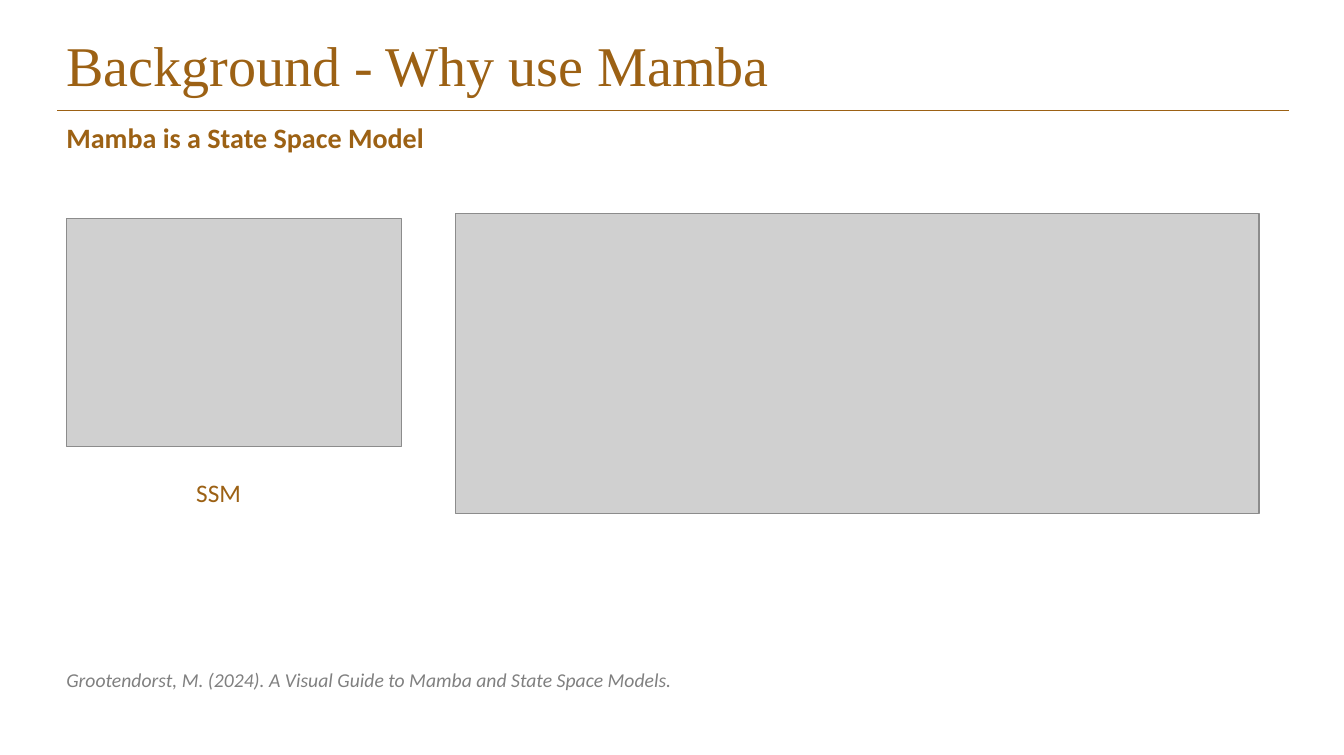
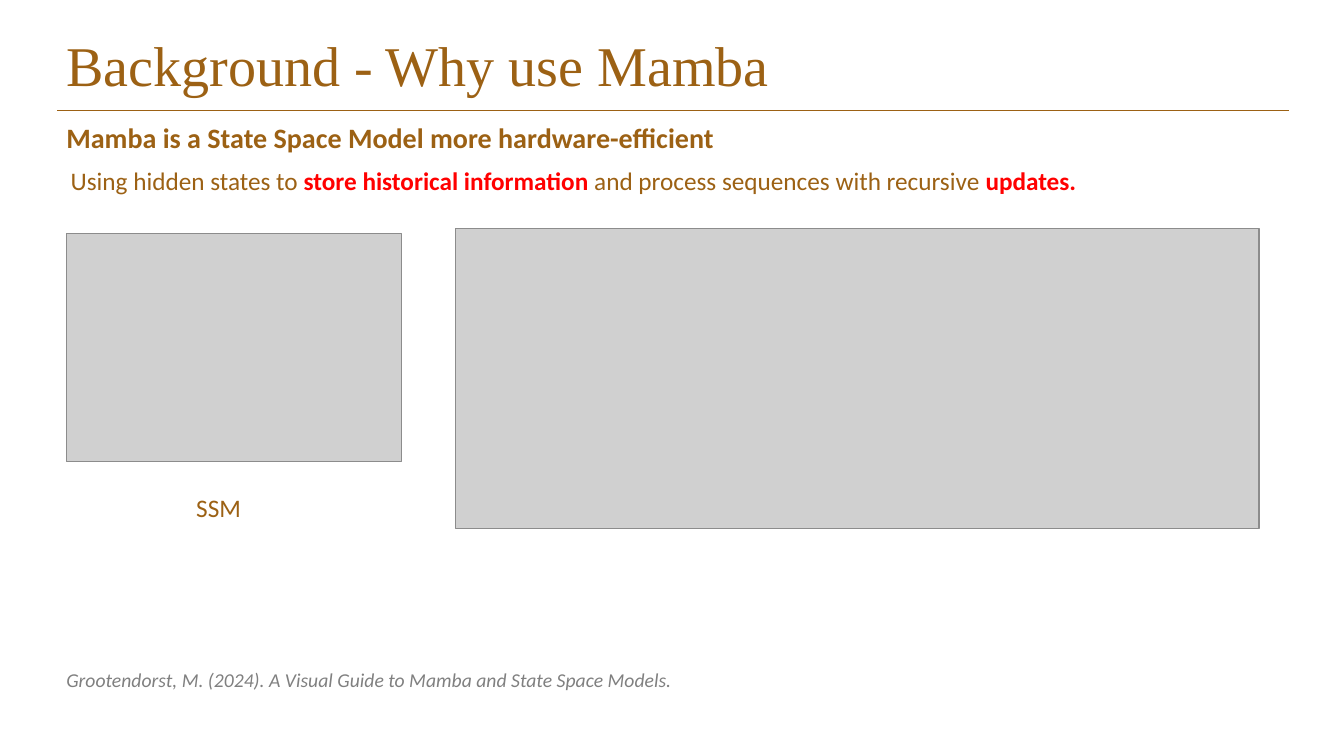
Before and after one commit to Elison-debug/Cmamba_reconstruct, a slide deck: slide 8 of pre-ssm.pptx (slide 9 before the commit). Drawn at 1344x755 pixels with LibreOffice and Linux fonts; fonts in the diff are those of the drawing; grey boxes stand for pictures; background and template pictures are left out. Boxes give left, top, right and bottom in pixels: in the first picture for what was removed or moved away, otherwise in the second. Text is boxed around its words. In the diff, an @@ line names an element or a change of style, - is before the commit and + after.

```diff
--- a/pre-ssm.pptx
+++ b/pre-ssm.pptx
@@ text at box(66, 128, 713, 153): text changed @@
-Mamba is a State Space Model
+Mamba is a State Space Model more hardware-efficient
@@ text added at box(71, 172, 1077, 195), 18 pt, text #9C6114 @@
+Using hidden states to store historical information and process sequences with recursive updates.
@@ 2 pictures, 1 text: place and size @@
-2 pictures, 1 text at box(67, 214, 1259, 514)
+2 pictures, 1 text at box(67, 229, 1259, 529)
```
Also in this commit, not shown: 1 slide removed.
